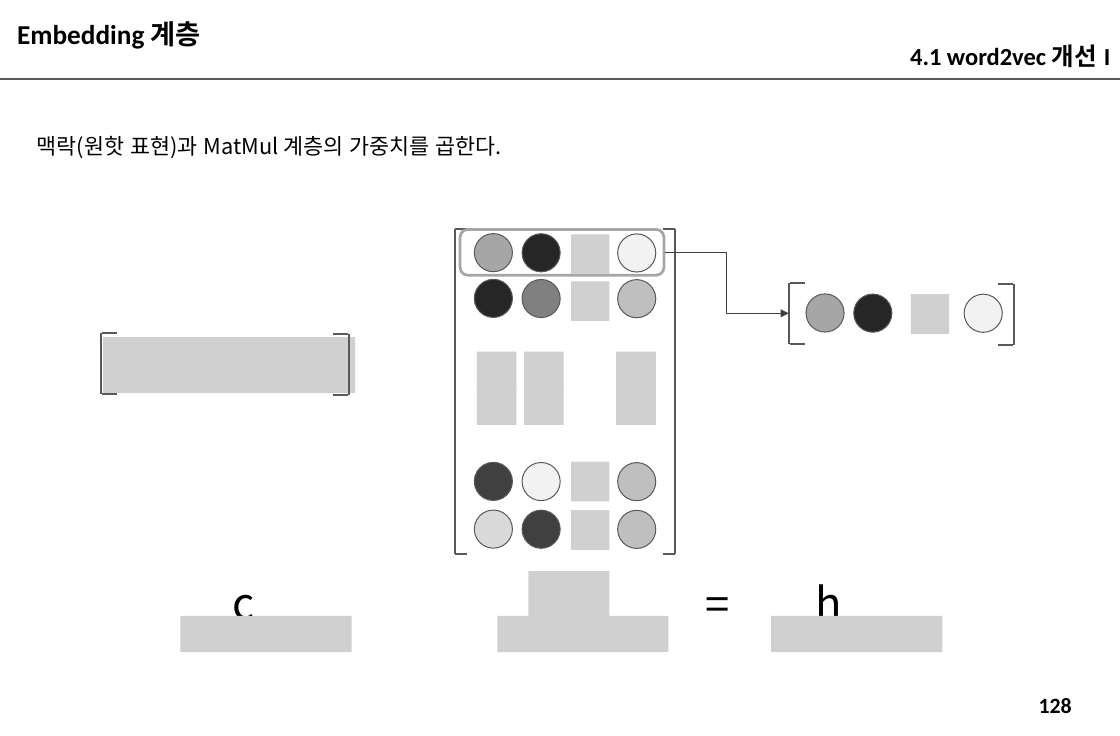
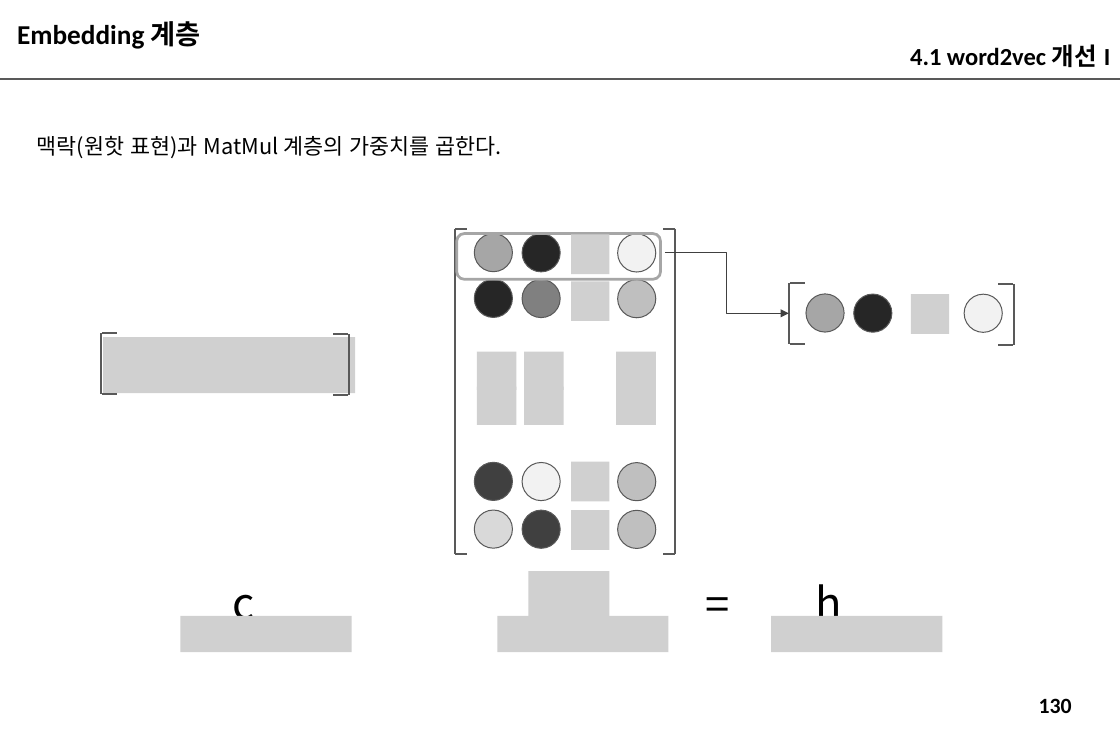
Before and after one commit to imguru-mooc/deep_learning_nlp, a slide deck: slide 130 of 인공지능_자연어처리_2_판서.pptx (slide 128 before the commit). Drawn at 1120x736 pixels with LibreOffice and Linux fonts; fonts in the diff are those of the drawing; grey boxes stand for pictures. Boxes give left, top, right and bottom in pixels: in the first picture for what was removed or moved away, otherwise in the second. Text is boxed around its words. In the diff, an @@ line names an element or a change of style, - is before the commit and + after.

```diff
--- a/인공지능_자연어처리_2_판서.pptx
+++ b/인공지능_자연어처리_2_판서.pptx
@@ rounded rectangle: place and size @@
-rounded rectangle at (460,229,664,276)
+rounded rectangle at (457,233,661,280)
@@ page number at (1039,698,1072,713): text changed @@
-128
+130
```
Also in this commit, not shown: 6 other slides changed, 2 slides added.
